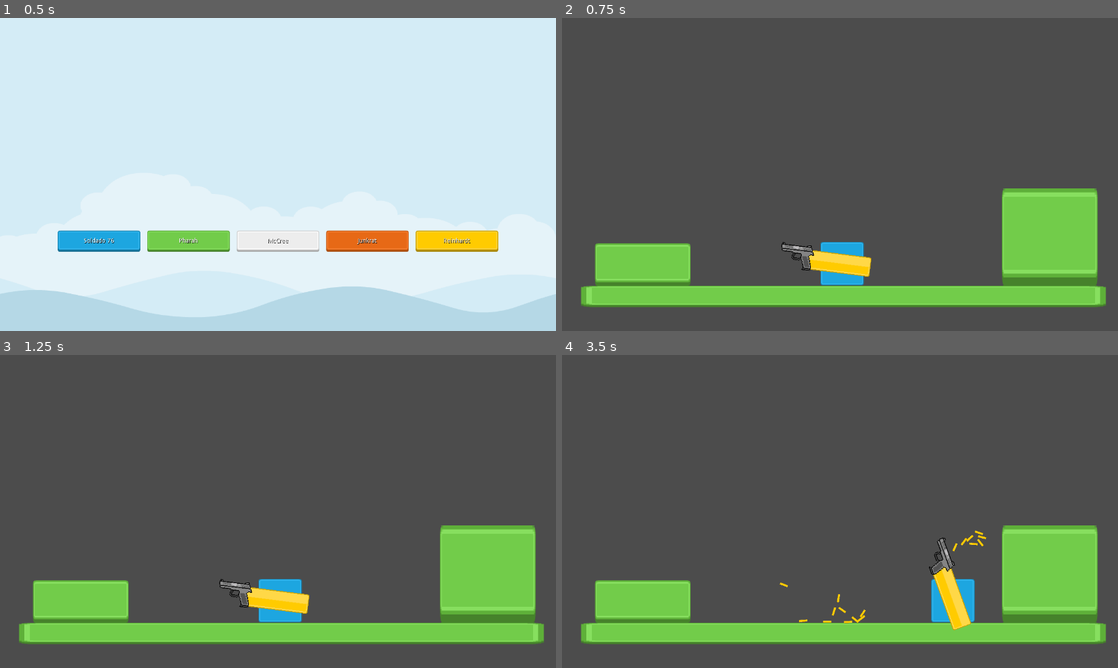
Above: before the commit, frames 1-4 (two rows, left to right).
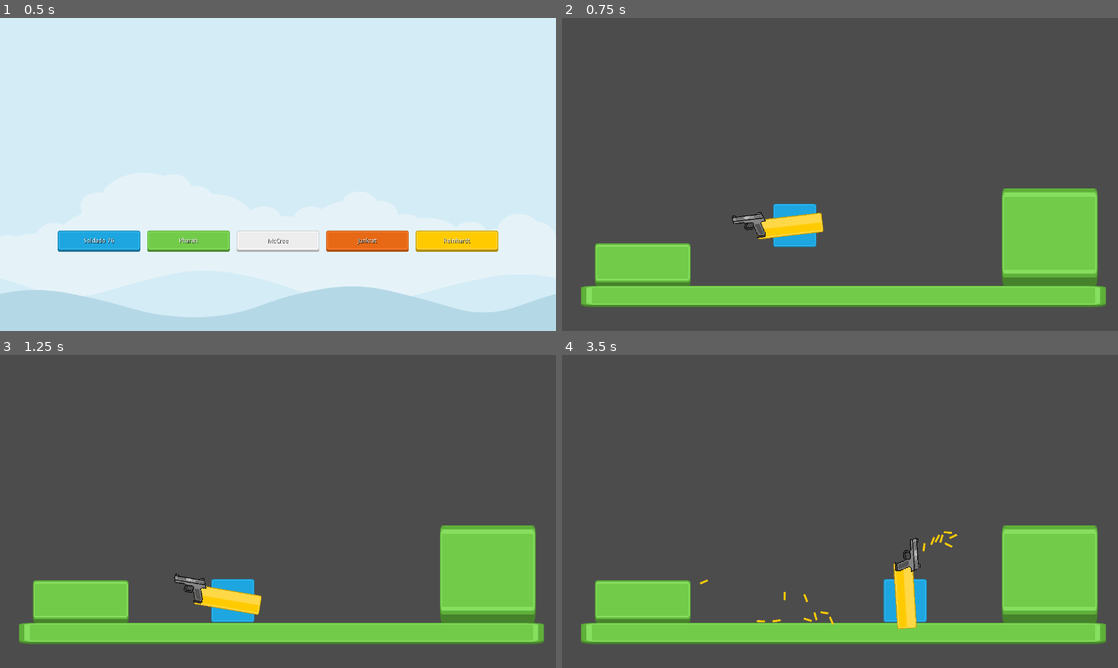
Above: after the commit, the same moments.

Repository: renanstn/godot-overwatch-2d-mechanics
Game: Godot game, scene res://Scenes/GUI/Menu.tscn
The game is run twice, just before and just after one commit, with the same random seed, the same clock (stepped at 60 frames per second) and the same inputs.
Inputs (mouse positions are in pixels of both pictures, inside the frame that each line leads up to):
- Up to frame 1 (0.5 s): no input
- Up to frame 2 (0.75 s): click "Soldado 76" at 0.5 s
- Up to frame 3 (1.25 s): no input
- Up to frame 4 (3.5 s): tap Enter at 1.25 s; move the mouse to (962, 495) at 1.27 s; press the mouse at (962, 495) at 1.28 s; hold D (right) 1.28-2.78 s; right-click (962, 495) at 1.35 s; tap Space (jump) at 1.52, 2.27 s; move the mouse to (728, 527) at 2.02 s; release the mouse at (728, 527) at 2.03 s; click (728, 527) at 2.1 s; right-click (728, 527) at 2.3 s; move the mouse to (895, 442) at 2.77 s; press the mouse at (895, 442) at 2.78 s; hold A (left) from 2.78 s (still down); right-click (895, 442) at 2.85 s

Frame 1 is identical in both runs. In frame 2, 2.9% of the frame differs, in the area x 30-56%, y 59-86%; in frame 3, 2.6%; in frame 4, 3.3%, in the area x 24-77%, y 56-88%.

Commit message:
Início da criação da tracer
Adicionada verificação para rodar o jogo mesmo sem efeitos de áudio setado para a arma.

Diff:
--- a/src/Scenes/Characters/Soldado76.tscn
+++ b/src/Scenes/Characters/Soldado76.tscn
@@ -34,7 +34,7 @@
 script = ExtResource( 3 )
 
 [node name="Sprite2" type="Sprite" parent="ArmPointingToMouse2D"]
-position = Vector2( 12.0379, 0 )
+position = Vector2( 12, 0 )
 scale = Vector2( 0.810925, 1 )
 texture = ExtResource( 4 )
 
@@ -42,7 +42,6 @@
 position = Vector2( 91.292, 0 )
 
 [node name="WeaponRaycast" type="Node2D" parent="ArmPointingToMouse2D/Gun"]
-editor/display_folded = true
 script = ExtResource( 5 )
 hit_animation_scene = ExtResource( 6 )
 bullet_trail_scene = ExtResource( 7 )
--- /dev/null
+++ b/src/Scenes/Characters/Tracer.tscn
@@ -0,0 +1,61 @@
+[gd_scene load_steps=11 format=2]
+
+[ext_resource path="res://Scripts/Nodes/BasicMovement2D.gd" type="Script" id=1]
+[ext_resource path="res://Sprites/Characters/blue_panel.png" type="Texture" id=2]
+[ext_resource path="res://Scripts/Nodes/ArmPointingToMouse2D.gd" type="Script" id=3]
+[ext_resource path="res://Sprites/Characters/yellow_button01.png" type="Texture" id=4]
+[ext_resource path="res://Scripts/Nodes/WeaponRaycast.gd" type="Script" id=5]
+[ext_resource path="res://Scenes/Effects/BulletHit.tscn" type="PackedScene" id=6]
+[ext_resource path="res://Scenes/Effects/BulletTrail.tscn" type="PackedScene" id=7]
+[ext_resource path="res://Scenes/Effects/Capsule.tscn" type="PackedScene" id=8]
+[ext_resource path="res://Sprites/Characters/pistol.png" type="Texture" id=9]
+
+[sub_resource type="RectangleShape2D" id=1]
+extents = Vector2( 50, 50 )
+
+[node name="BasicMovement2D" type="KinematicBody2D"]
+script = ExtResource( 1 )
+
+[node name="Sprite" type="Sprite" parent="."]
+texture = ExtResource( 2 )
+
+[node name="CollisionShape2D" type="CollisionShape2D" parent="."]
+shape = SubResource( 1 )
+
+[node name="ArmPointingToMouse2D" type="Node2D" parent="."]
+script = ExtResource( 3 )
+
+[node name="Sprite" type="Sprite" parent="ArmPointingToMouse2D"]
+position = Vector2( 12, 0 )
+scale = Vector2( 0.8, 1 )
+texture = ExtResource( 4 )
+
+[node name="Gun" type="Position2D" parent="ArmPointingToMouse2D"]
+position = Vector2( 87, 0 )
+
+[node name="WeaponRaycast" type="Node2D" parent="ArmPointingToMouse2D/Gun"]
+script = ExtResource( 5 )
+hit_animation_scene = ExtResource( 6 )
+bullet_trail_scene = ExtResource( 7 )
+capsule_scene = ExtResource( 8 )
+fire_point_path = NodePath("../ShootPoint")
+capsule_ejector_path = NodePath("../EjectCapsule")
+parent_node = NodePath("../../..")
+spread_rate = 0.3
+recoil_time = 0.1
+max_bullets = 40
+reload_time = 3.0
+eject_capsule = true
+auto_reload = true
+
+[node name="Sprite" type="Sprite" parent="ArmPointingToMouse2D/Gun"]
+position = Vector2( 13, 0 )
+scale = Vector2( 0.078, 0.078 )
+texture = ExtResource( 9 )
+flip_h = true
+
+[node name="ShootPoint" type="Position2D" parent="ArmPointingToMouse2D/Gun"]
+position = Vector2( 55.0159, -30.8089 )
+
+[node name="EjectCapsule" type="Position2D" parent="ArmPointingToMouse2D/Gun"]
+position = Vector2( 21.5663, -31.6892 )
--- a/src/Scenes/Test.tscn
+++ b/src/Scenes/Test.tscn
@@ -1,7 +1,7 @@
 [gd_scene load_steps=4 format=2]
 
 [ext_resource path="res://Sprites/GUI/green_button02.png" type="Texture" id=1]
-[ext_resource path="res://Scenes/Characters/Soldado76.tscn" type="PackedScene" id=2]
+[ext_resource path="res://Scenes/Characters/Tracer.tscn" type="PackedScene" id=2]
 
 [sub_resource type="RectangleShape2D" id=1]
 extents = Vector2( 95.2264, 24.6289 )
@@ -60,4 +60,4 @@
 shape = SubResource( 1 )
 
 [node name="BasicMovement2D" parent="." instance=ExtResource( 2 )]
-position = Vector2( 645.457, 552.968 )
+position = Vector2( 536.217, 458.861 )
--- a/src/Scripts/Nodes/WeaponRaycast.gd
+++ b/src/Scripts/Nodes/WeaponRaycast.gd
@@ -127,7 +127,8 @@
 
 
 func shoot() -> void:
-	fire_sound.play()
+	if fire_sound is AudioStreamPlayer2D:
+		fire_sound.play()
 	emit_signal("shoot")
 	emit_signal("update_bullets", bullets)
 	bullets -= 1
@@ -152,12 +153,14 @@
 	reloading = true
 	can_fire = false
 	reload_timer.start()
-	reload_sound.play()
+	if reload_sound is AudioStreamPlayer2D:
+		reload_sound.play()
 	emit_signal("reloading")
 
 
 func empty_bullets() -> void:
-	empty_bullets_sound.play()
+	if empty_bullets_sound is AudioStreamPlayer2D:
+		empty_bullets_sound.play()
 	emit_signal("no_bullets")
 
 
